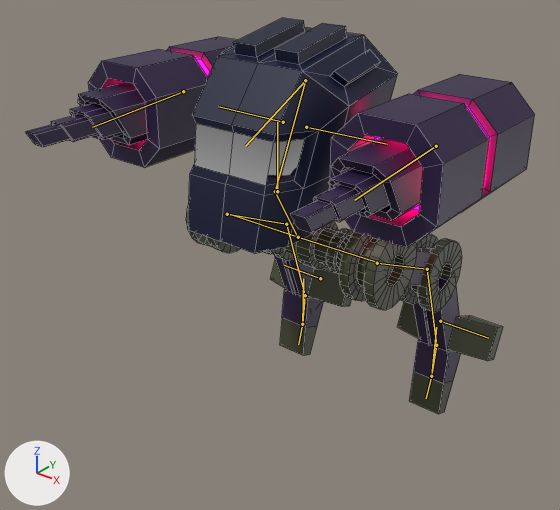
A saved change to the Blender file Assets/Models/mech2.blend.
One viewpoint serves both versions: a 50 mm camera at (6.38, -8.33, 7.81) aimed at (-0.15, -0.16, 2.75). Arrows for +X, +Y and +Z are at lower left; the lights stay in place. The bones that bend it are drawn over the model as lines. Mesh edges are drawn as thin lines.
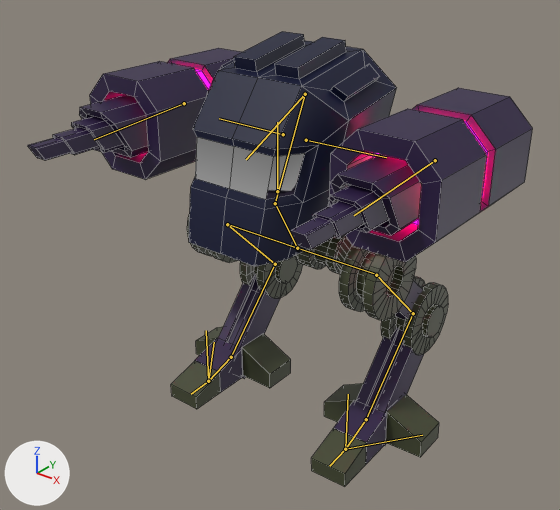
The newer file adds an action. The first version stands in its rest pose; the second is drawn at frame 40 of the action 'Patrol2'.

Where the change shows, as pixel boxes (x1, y1, x2, y2) in the pictures (560 x 510 px):
'Icosphere.002', posed (15% taller)
    before: (26, 18, 535, 414)
    after: (28, 31, 533, 487)
bone 'spine', root to tip
    before: (298, 238) to (275, 191)
    after: (298, 249) to (275, 203)
bone 'foot.L', root to tip
    before: (436, 345) to (431, 376)
    after: (366, 419) to (345, 449)
bone 'foot.R', root to tip
    before: (305, 295) to (302, 324)
    after: (231, 357) to (208, 381)
bone 'foot.target.L', root to tip
    before: (431, 376) to (436, 327)
    after: (345, 449) to (348, 394)
bone 'foot.target.R', root to tip
    before: (302, 324) to (303, 278)
    after: (208, 381) to (206, 330)

Diff of the bpy script that builds the scene:
```diff
--- a/Assets/Models/mech2.blend.py
+++ b/Assets/Models/mech2.blend.py
@@ bone_spine @@
 bone_spine = bpy.data.objects['metarig'].pose.bones['spine']
-bone_spine.location = (0.0, 0.0, 0.0)
+bone_spine.location = (0.0, -0.049, 0.03)
@@ bone_foot_l @@
 bone_foot_l = bpy.data.objects['metarig'].pose.bones['foot.L']  # child of 'shin.L'
-bone_foot_l.location = (0.0, 0.0, 0.0)
-bone_foot_l.rotation_quaternion = (1.0, 0.0, 0.0, 0.0)  # degrees (0, 0, 0)
+bone_foot_l.location = (0.0, -0.002, 0.0)
+bone_foot_l.rotation_quaternion = (0.997, 0.078, 0.008, -0.018)  # degrees (9, 1, -2)
@@ bone_foot_r @@
 bone_foot_r = bpy.data.objects['metarig'].pose.bones['foot.R']  # child of 'shin.R'
-bone_foot_r.location = (0.0, 0.0, 0.0)
-bone_foot_r.rotation_quaternion = (1.0, 0.0, 0.0, 0.0)  # degrees (0, 0, 0)
+bone_foot_r.location = (0.0, 0.002, 0.0)
+bone_foot_r.rotation_quaternion = (0.997, 0.078, 0.0, 0.0)  # degrees (9, 0, 0)
@@ bone_foot_target_l @@
 bone_foot_target_l = bpy.data.objects['metarig'].pose.bones['foot.target.L']
-bone_foot_target_l.location = (0.0, 0.0, 0.0)
+bone_foot_target_l.location = (0.002, 0.045, 0.839)
@@ bone_foot_target_r @@
 bone_foot_target_r = bpy.data.objects['metarig'].pose.bones['foot.target.R']
-bone_foot_target_r.location = (0.0, 0.0, 0.0)
+bone_foot_target_r.location = (0.008, 0.045, 0.839)
```
